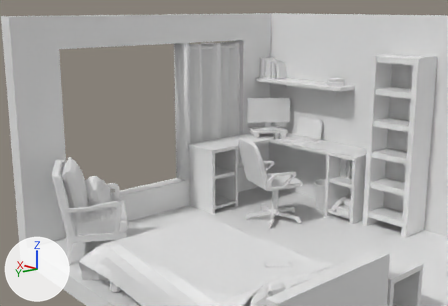
The Blender file static/myroom.blend: old version first, new version second.
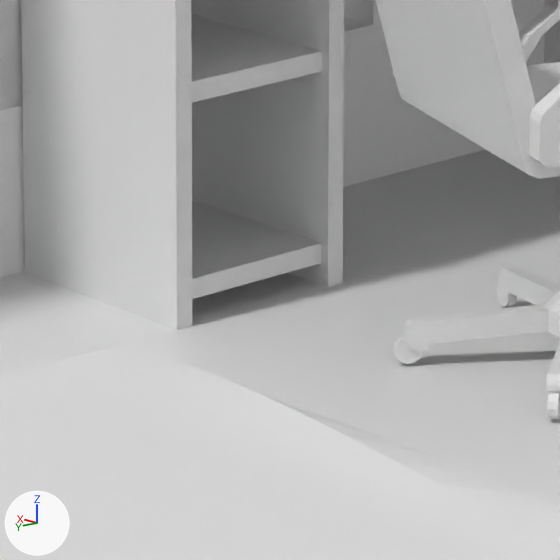
Each version appears first whole from a 50 mm camera at (-8.94, 9.3, 5.62) aimed at (3.15, -1.43, 1.79), and next in a close-up on the part from 42% to 60% of the width and 54% to 81% of the height. Every picture has the same lights, and +X, +Y and +Z are marked at lower left.

The first close-up shows 'Plane', 'chairAccoudoirL', 'chairAccoudoirR', 'chairFeet', 'chairSeat', 'desk', 'wall', 'woodBar'.
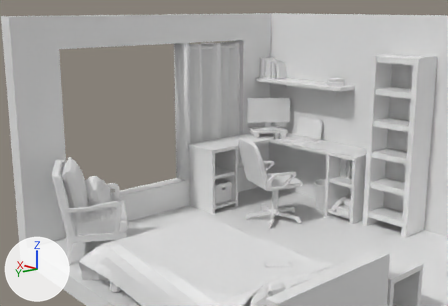
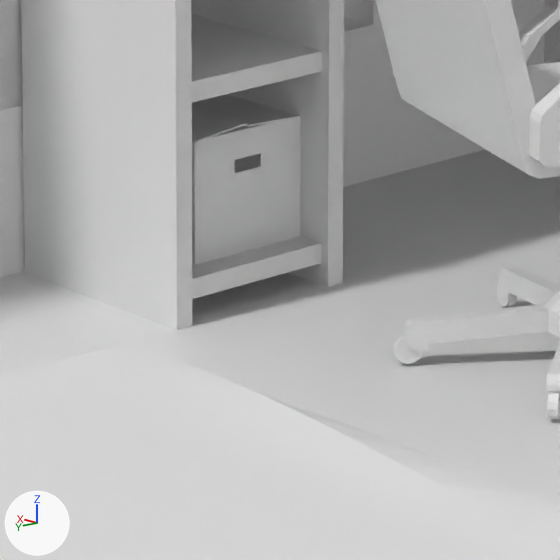
What differs and where, as boxes (x1, y1, x2, y2) in the close-ups (560 x 560 px):
'caisse', added: after (192, 94, 301, 265)

The change, as a list of edits to the scene's bpy script:
```text
Add me_cube_068:
    me_cube_068.from_pydata(...)  # 96 vertices, 78 faces; spans x -1.0..1.0, y -1.0..1.0, z -1.0..1.1
Add ob_caisse:
    ob_caisse = bpy.data.objects.new('caisse', me_cube_068)
    ob_caisse.location = (3.147, -1.097, 0.828)
    ob_caisse.rotation_euler = (0.0, 0.0, 1.571)  # degrees (0, 0, 90)
    ob_caisse.scale = (0.282, 0.352, 0.253)
```
